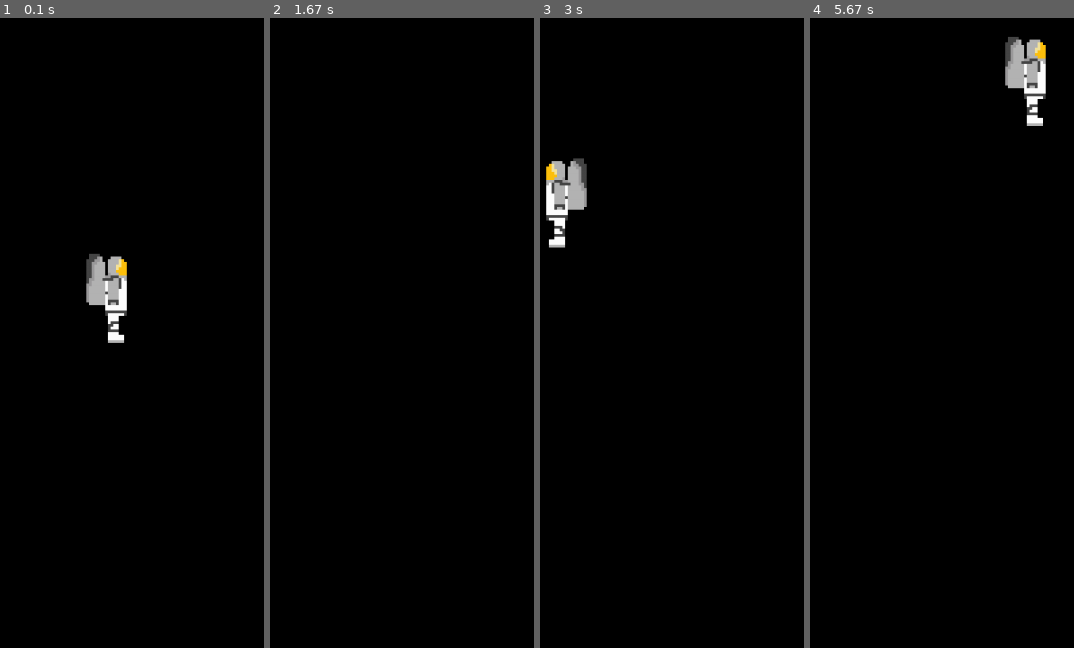
Above: before the commit, frames 1-4 (left to right).
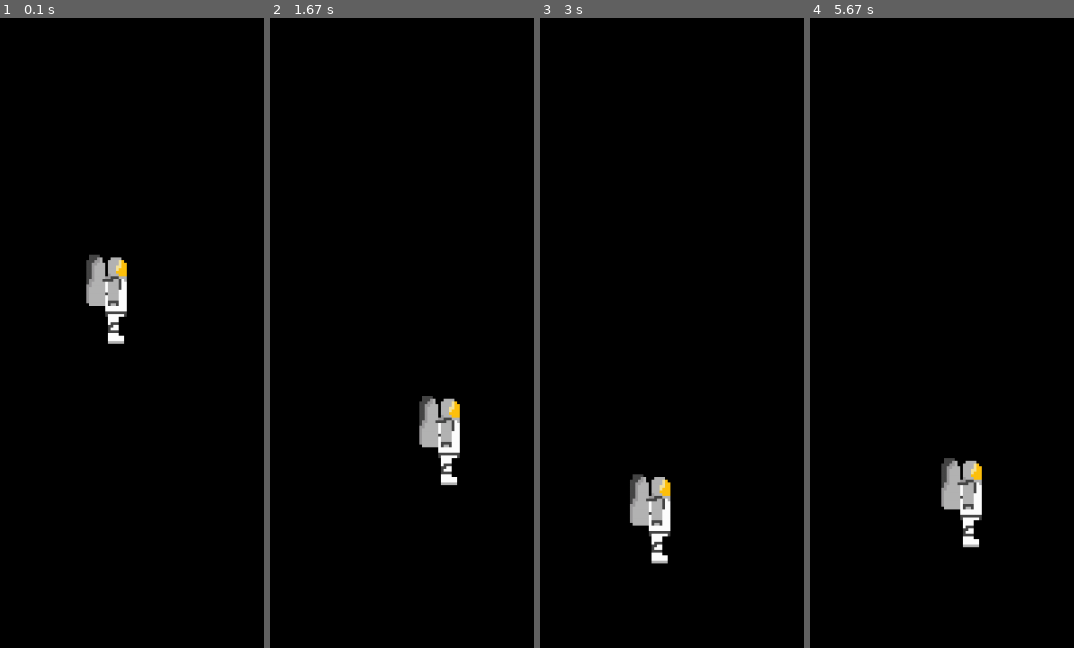
Above: after the commit, the same moments.

Repository: AronStars/AstronautGame
Game: pygame game, started from Test1.py
The game is run twice, just before and just after one commit, with the same random seed, the same clock (stepped at 60 frames per second) and the same inputs.
Inputs (mouse positions are in pixels of both pictures, inside the frame that each line leads up to):
- Up to frame 1 (0.1 s): no input
- Up to frame 2 (1.67 s): hold D 0.33-0.8 s; move the mouse to (299, 358) at 0.37 s; hold W 0.83-1.13 s; hold D 1.17-1.63 s
- Up to frame 3 (3 s): hold A 1.67-2.2 s; hold S 2.23-2.53 s; hold A 2.57-2.97 s
- Up to frame 4 (5.67 s): hold W 3-3.37 s; hold D 3.4-4.03 s; hold A 4.47-4.93 s; hold D 4.97-5.43 s; hold W from 5.47 s (still down)

The runs differ from the first frame. In frame 1, 0.3% of the frame differs, in the area x 32-49%, y 37-52%; in frame 2, 1.5%; in frame 3, 3.1%, in the area x 2-50%, y 22-87%; in frame 4, 3.1%.

Commit message:
Update Test1.py

Diff:
--- a/Test1.py
+++ b/Test1.py
@@ -30,11 +30,13 @@
 
 pos = [500, 350]
 velocity = [0, 0]
-gravity = 0.5
-jump_power = 10  # Increased jump power
-acceleration = 0.8
+gravity = 20
+jump_power = 100
+acceleration = 20
 friction = 0.2
-max_speed = 50
+max_speed = 100
+jump_acceleration = 20
+jump_deceleration = 10
 
 clock = pygame.time.Clock()
 
@@ -42,9 +44,15 @@
 target = False
 
 move_up = False
-move_down = False
-move_left = False
-move_right = False
+player_state = {
+    "move_up": False,
+    "move_down": False,
+    "move_left": False,
+    "move_right": False
+}
+
+astronaut = createImage(orientation + ".png", [300, 300])
+astronaut_rect = astronaut.get_rect(center=(pos[0], pos[1]))
 
 while not game_over:
     dis.fill(black)
@@ -56,52 +64,65 @@
             game_over = True
         if event.type == pygame.KEYDOWN:
             if event.key == pygame.K_w:
-                if not move_down and not move_up:
-                    move_up = True
+                if not player_state["move_down"] and not player_state["move_up"]:
+                    player_state["move_up"] = True
                     starttime = time.time()
             if event.key == pygame.K_a:
-                move_left = True
+                player_state["move_left"] = True
             if event.key == pygame.K_d:
-                move_right = True
+                player_state["move_right"] = True
         if event.type == pygame.KEYUP:
             if event.key == pygame.K_w:
-                move_up = False
-                move_down = True
+                player_state["move_up"] = False
+                player_state["move_down"] = True
             if event.key == pygame.K_s:
-                move_down = False
+                player_state["move_down"] = False
             if event.key == pygame.K_a:
-                move_left = False
+                player_state["move_left"] = False
             if event.key == pygame.K_d:
-                move_right = False
-    if move_up:
+                player_state["move_right"] = False
+
+    if player_state["move_up"]:
         elapsedtime = time.time() - starttime
-        if elapsedtime > 0.5:  # Delay before resetting the move_up flag
-            move_up = False
+        if elapsedtime > 0.5:
+            player_state["move_up"] = False
         else:
             velocity[1] -= jump_power
-    if move_down:
+            velocity[1] -= jump_acceleration
+    else:
+        player_state["move_down"] = True
+
+    if player_state["move_down"]:
         velocity[1] += acceleration
-    velocity[1] += gravity # Add gravity to the velocity
-    if move_left:
+
+    velocity[1] += gravity
+
+    if player_state["move_left"]:
         velocity[0] -= acceleration
         orientation = "astroleft"
-    if move_right:
+
+    if player_state["move_right"]:
         velocity[0] += acceleration
-        orientation = "astroright" # Change the orientation of the astronaut
+        orientation = "astroright"
+
     velocity[0] *= (1 - friction)
     velocity[1] *= (1 - friction)
     velocity[0] = min(max_speed, max(-max_speed, velocity[0]))
     velocity[1] = min(max_speed, max(-max_speed, velocity[1]))
-    pos[0] += velocity[0]
-    pos[1] += velocity[1] # Calculate the new position of the astronaut
-    astronaut = createImage(orientation + ".png", [300, 300])
-    astronaut_rect = astronaut.get_rect(center=(pos[0], pos[1]))
-    if pos[1] >= 700:
+
+    dt = clock.tick(60) / 1000.0
+
+    pos[0] += velocity[0] * dt
+    pos[1] += velocity[1] * dt
+
+    if pos[1] >= 600:
         velocity[1] = 0
-        pos[1] = 700
-        move_down = False
+        pos[1] = 600
+        player_state["move_down"] = False
+
+    astronaut_rect.center = (pos[0], pos[1])
+
     dis.blit(astronaut, astronaut_rect)
-    clock.tick(60)
     pygame.display.update()
 
 pygame.quit()
